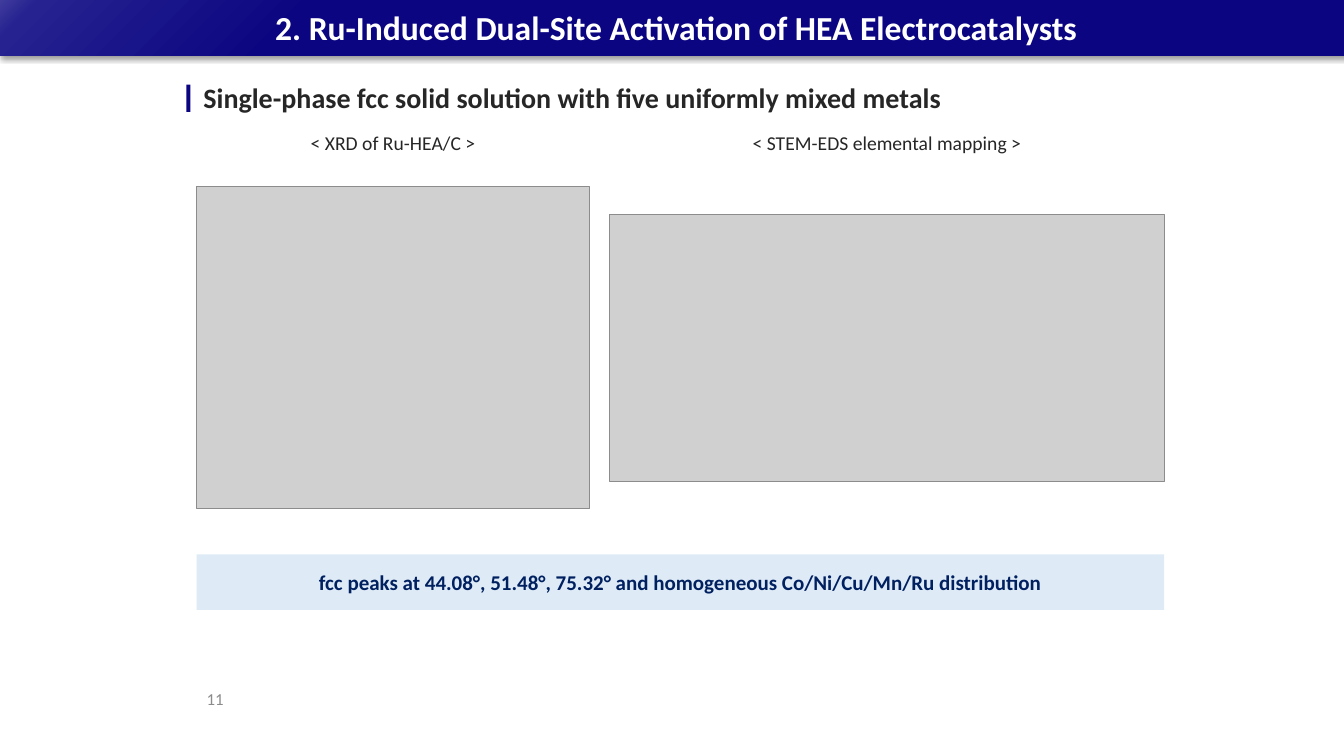
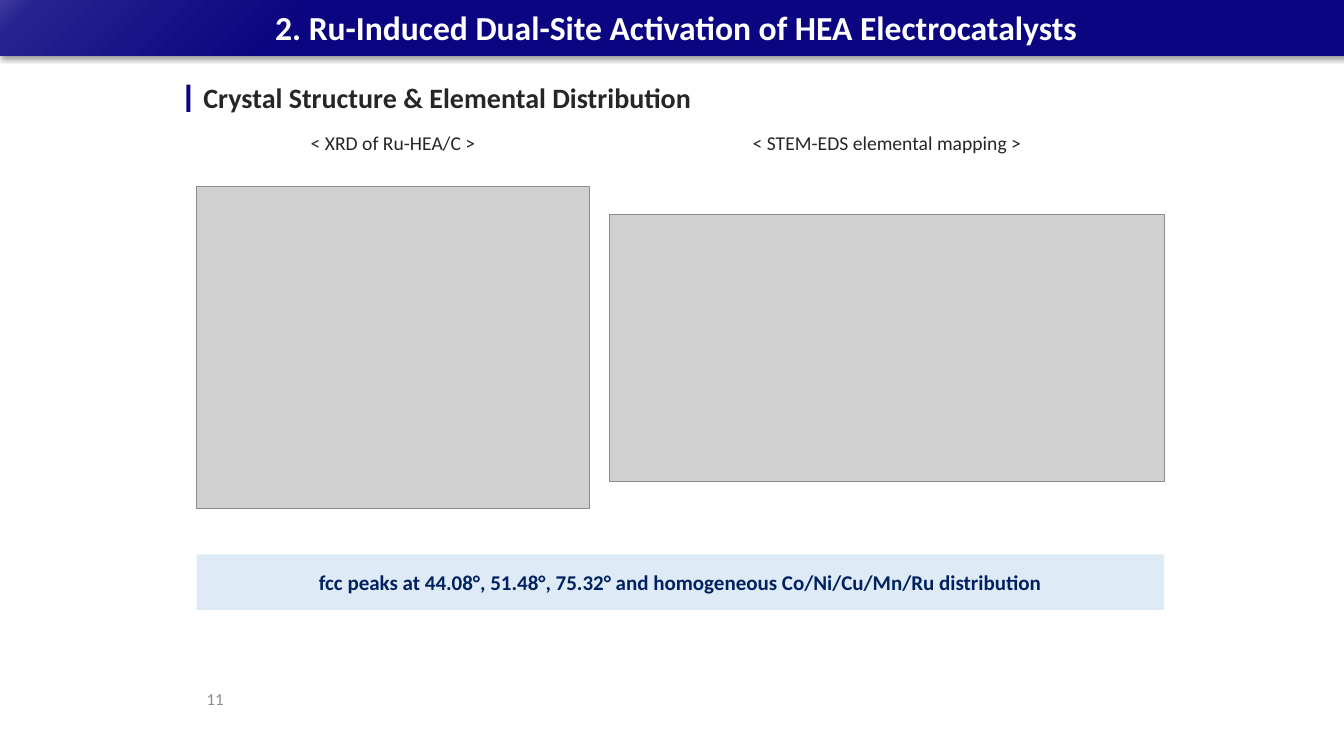
Before and after one commit to limsj0204/letter, a slide deck: slide 11 of 학위논문_디펜스_발표자료_5시료.pptx. Drawn at 1344x756 pixels with LibreOffice and Linux fonts; fonts in the diff are those of the drawing; grey boxes stand for pictures. Boxes give left, top, right and bottom in pixels: in the first picture for what was removed or moved away, otherwise in the second. Text is boxed around its words. In the diff, an @@ line names an element or a change of style, - is before the commit and + after.

```diff
--- a/학위논문_디펜스_발표자료_5시료.pptx
+++ b/학위논문_디펜스_발표자료_5시료.pptx
@@ text at [203,88,691,113]: text changed @@
-Single-phase fcc solid solution with five uniformly mixed metals
+Crystal Structure & Elemental Distribution
```
Also in this commit, not shown: 32 other slides changed.
